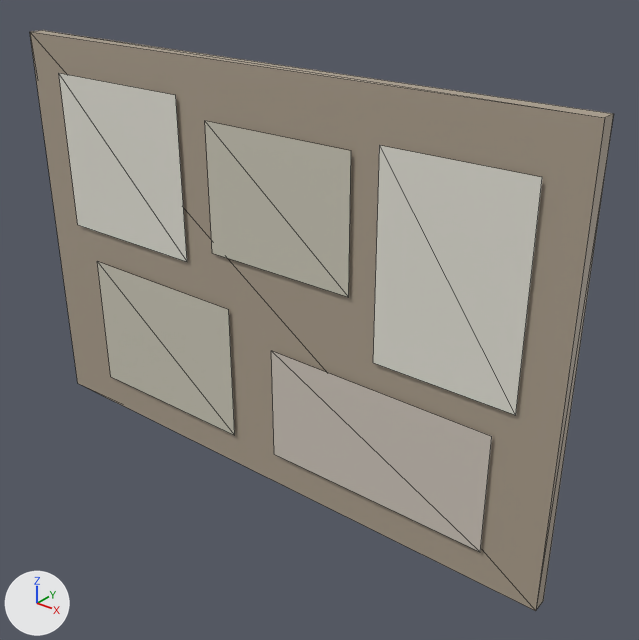
A saved change to the glTF model s2/models/train_interior/wall_notes.glb.
Rendered twice from a camera (50 mm lens) standing at (0.574, -0.622, 0.375) and looking at (0.055, 0.027, -0.028). Lighting does not change. The marker at lower left points along +X, +Y and +Z. The first picture is the older version. Mesh edges are drawn as thin lines. Vertices at exactly the same position are counted once.

Before the edit, the objects in view are built like this:
```python
me_wall_notes = bpy.data.meshes.new('wall_notes')
me_wall_notes.from_pydata(...)  # 28 vertices, 22 faces; spans x -0.34..0.34, y -0.01..0.01, z -0.23..0.23
me_wall_notes.materials.append(mat_defaultmaterial)
# before: 16 (0.15, -0.01, -0.03) at pixel (373, 362), 19 (0.15, -0.01, 0.18) at pixel (379, 145), 21 (-0.04, -0.01, -0.19) at pixel (234, 435), 22 (-0.04, -0.01, -0.03) at pixel (228, 309)
ob_wall_notes = bpy.data.objects.new('wall_notes', me_wall_notes)
ob_wall_notes.location = (0.0, 0.0, 0.0)
```
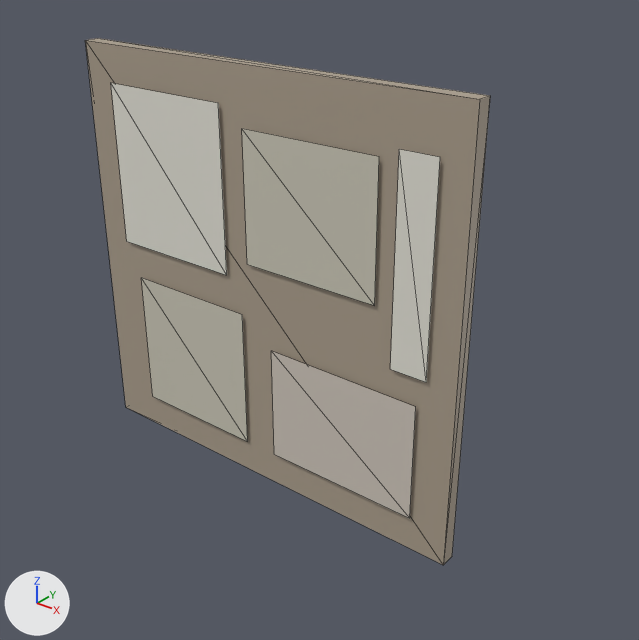
The edits, one by one:
me_wall_notes is used by ob_wall_notes; location (0.0, 0.0, 0.0).
me_wall_notes had 28 vertices, 22 faces and spanned x -0.34..0.34, y -0.01..0.01, z -0.23..0.23.
me_wall_notes now has 28 vertices, 22 faces and spans x -0.24..0.24, y -0.01..0.01, z -0.23..0.23.
me_wall_notes part 1: the loose piece of 8 vertices spanning x -0.34..0.34, y -0.007..0.01, z -0.23..0.23 is scaled about its middle by (0.706, 1, 1).
Part 2, on me_wall_notes:
Vertices 16, 19, 21, 22 of me_wall_notes move by (0.02, 0.0, 0.0).
Vertex 8 of me_wall_notes moves from (-0.29, -0.01, 0.01) at pixel (77, 224) to (-0.2, -0.01, 0.01) at pixel (126, 241).
Vertex 9 of me_wall_notes moves from (-0.1, -0.01, 0.01) at pixel (187, 261) to (-0.04, -0.01, 0.01) at pixel (226, 275).
Vertex 10 of me_wall_notes moves from (-0.1, -0.01, 0.19) at pixel (175, 95) to (-0.04, -0.01, 0.19) at pixel (218, 103).
Vertex 11 of me_wall_notes moves from (-0.29, -0.01, 0.19) at pixel (58, 73) to (-0.2, -0.01, 0.19) at pixel (110, 82).
Vertex 12 of me_wall_notes moves from (-0.06, -0.01, 0.03) at pixel (212, 253) to (-0.01, -0.01, 0.03) at pixel (247, 264).
Vertex 13 of me_wall_notes moves from (0.12, -0.01, 0.03) at pixel (348, 297) to (0.15, -0.01, 0.03) at pixel (374, 305).
Vertex 14 of me_wall_notes moves from (0.12, -0.01, 0.17) at pixel (351, 150) to (0.15, -0.01, 0.17) at pixel (379, 156).
Vertex 15 of me_wall_notes moves from (-0.06, -0.01, 0.17) at pixel (204, 120) to (-0.01, -0.01, 0.17) at pixel (241, 128).
Vertex 17 of me_wall_notes moves from (0.3, -0.01, -0.03) at pixel (515, 415) to (0.21, -0.01, -0.03) at pixel (426, 382).
Vertex 18 of me_wall_notes moves from (0.3, -0.01, 0.18) at pixel (542, 177) to (0.21, -0.01, 0.18) at pixel (440, 157).
Vertex 20 of me_wall_notes moves from (-0.26, -0.01, -0.19) at pixel (110, 376) to (-0.18, -0.01, -0.19) at pixel (152, 396).
Vertex 23 of me_wall_notes moves from (-0.26, -0.01, -0.03) at pixel (97, 261) to (-0.18, -0.01, -0.03) at pixel (141, 277).
Vertex 25 of me_wall_notes moves from (0.28, -0.01, -0.19) at pixel (480, 552) to (0.2, -0.01, -0.19) at pixel (409, 518).
Vertex 26 of me_wall_notes moves from (0.28, -0.01, -0.06) at pixel (491, 436) to (0.2, -0.01, -0.06) at pixel (415, 406).

Changed parts and their boxes [x1, y1, x2, y2] in the pictures (639 x 640 px; the box of a moved part takes in the faces that stretch with it):
'wall_notes', reshaped (31% narrower, 9% shorter): before [30, 30, 614, 611]; after [85, 38, 490, 565]
part 1 of me_wall_notes, moved or reshaped: before [30, 30, 614, 611]; after [85, 38, 490, 565]
part 2 of me_wall_notes, moved or reshaped: before [59, 73, 542, 552]; after [111, 83, 440, 519]
